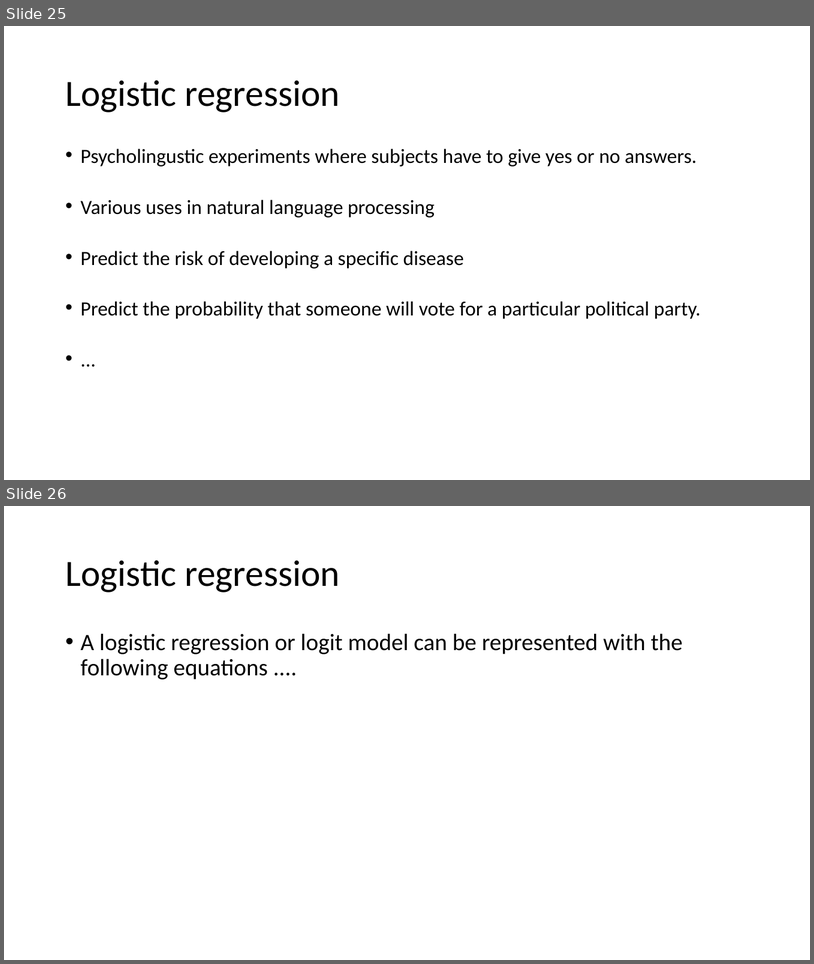
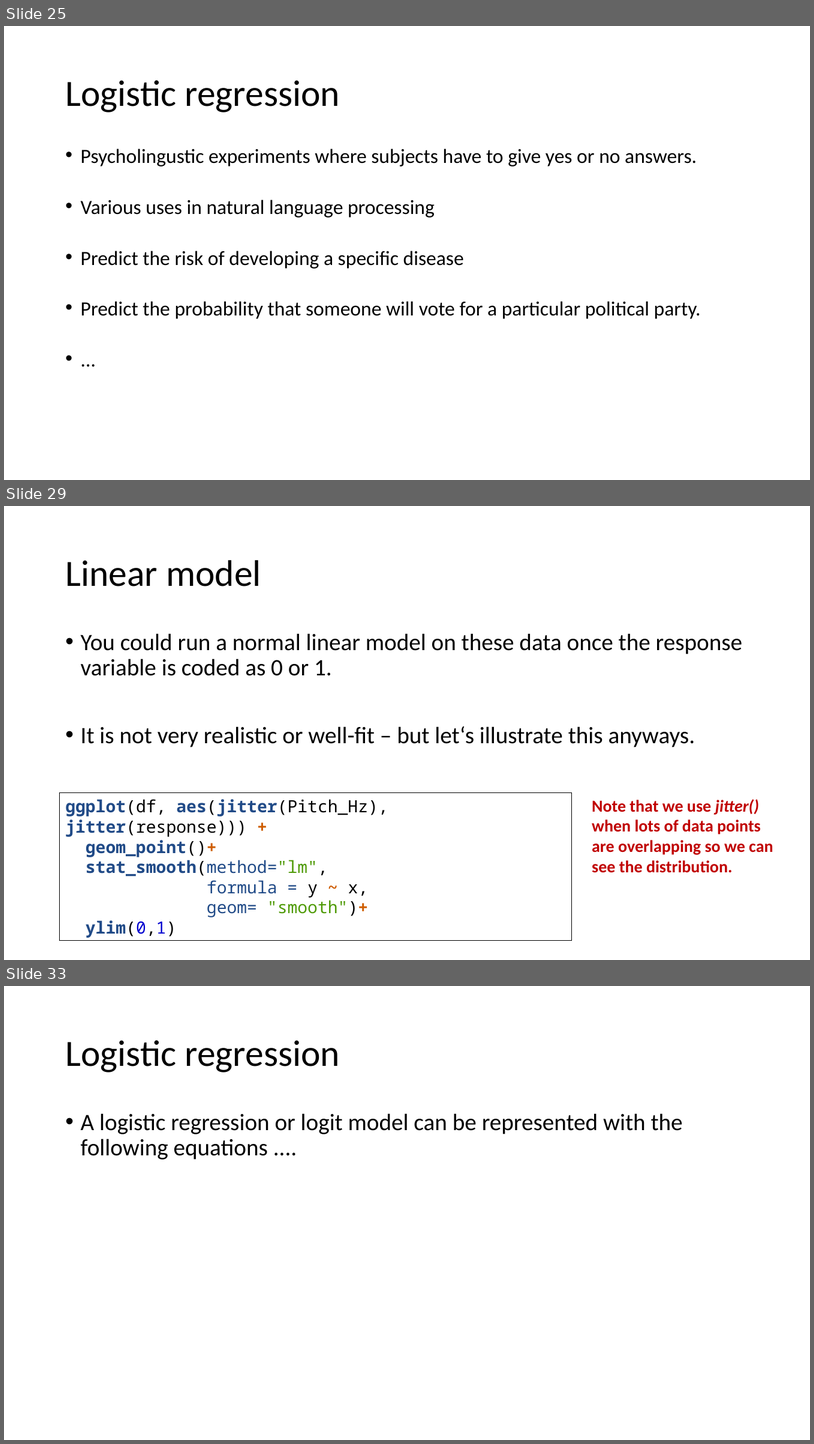
Before and after one commit to ajrtallman/StatisticsinLinguistics_FSU_2023_2024, a slide deck: 02_slides/Statistics for linguists 2023-12-06.odp. Shown one above the other, each under a label of ours: slides 25 and 26 before the commit, slides 25, 29 and 33 after it; the slides between them are not shown. The pictures are 814x964 and 814x1444 pixels, drawn with LibreOffice and Linux fonts; fonts in the diff are those of the drawing. Boxes give left, top, right and bottom in pixels: in the first picture for what was removed or moved away, otherwise in the second. Text is boxed around its words. In the diff, an @@ line names an element or a change of style, - is before the commit and + after.

```diff
--- a/02_slides/Statistics for linguists 2023-12-06.odp
+++ b/02_slides/Statistics for linguists 2023-12-06.odp
@@ slide 29 added at <box>4,506,810,960</box>, background #FFFFFF @@
@@ title added at <box>65,560,261,586</box>, 44 pt, text #000000 @@
+Linear model
@@ text added at <box>81,633,743,747</box>, 28 pt, text #000000 @@
+• You could run a normal linear model on these data once the response variable is coded as 0 or 1.
+• It is not very realistic or well-fit – but let‘s illustrate this anyways.
@@ rectangle added at <box>60,793,572,940</box>, outline #000000 0.74 pt, 20 pt, text #204A87 @@
+ggplot(df, aes(jitter(Pitch_Hz), jitter(response))) +
+geom_point()+
+stat_smooth(method="lm",
+formula = y ~ x,
+geom= "smooth")+
+ylim(0,1)
@@ text added at <box>592,799,773,873</box>, 20 pt, text #C00000, bold @@
+Note that we use jitter() when lots of data points are overlapping so we can see the distribution.
@@ what was slide 26 is now slide 33 @@
```
Also in this commit, not shown: 1 slide changed, 27 other slides added, 2 slides removed.
